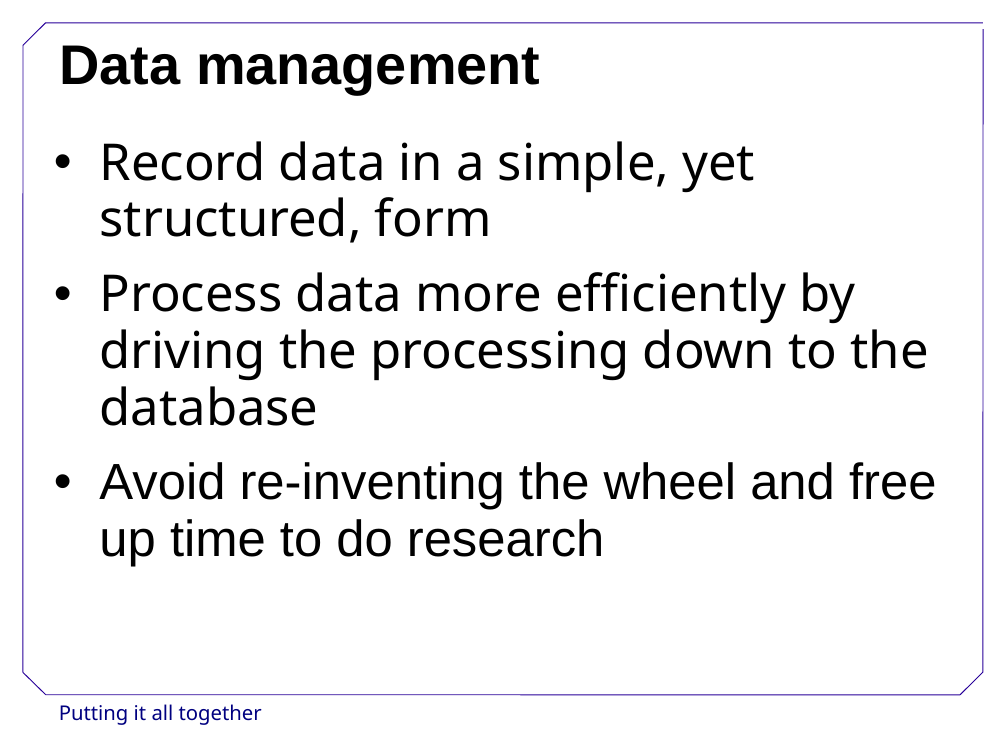
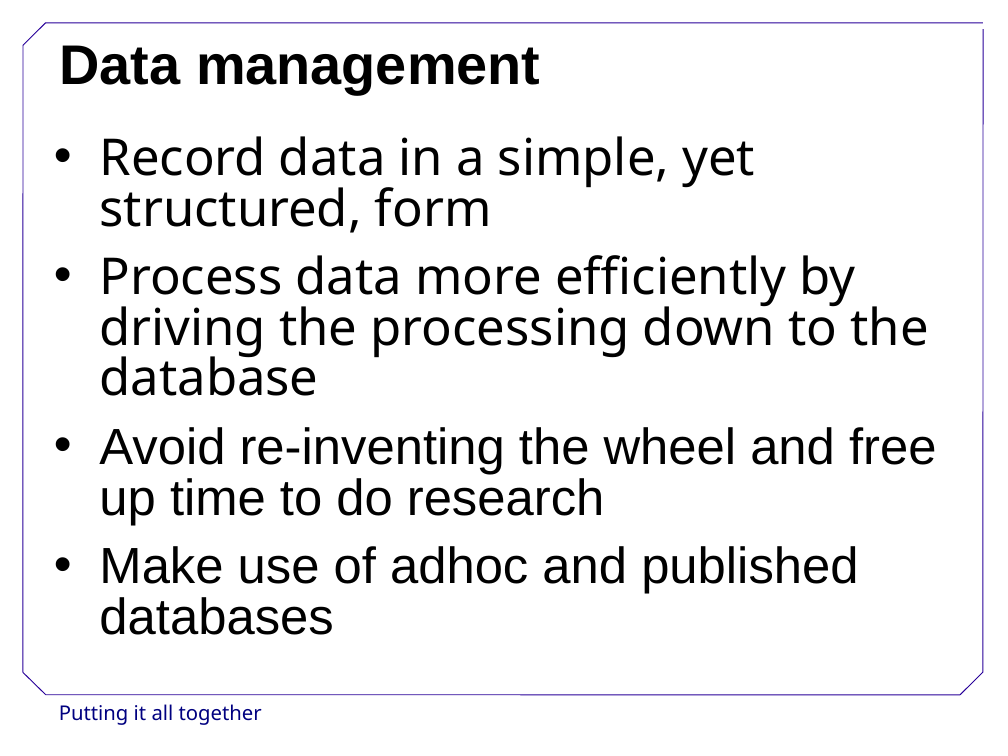
Before and after one commit to swcarpentry/DEPRECATED-boot-camps, a slide deck: slide 7 of slides/PuttingItAllTogether.ppt. Drawn at 1008x756 pixels with LibreOffice and Linux fonts; fonts in the diff are those of the drawing; background and template pictures are left out. Boxes give left, top, right and bottom in pixels: in the first picture for what was removed or moved away, otherwise in the second. Text is boxed around its words. In the diff, an @@ line names an element or a change of style, - is before the commit and + after.

```diff
--- a/slides/PuttingItAllTogether.ppt
+++ b/slides/PuttingItAllTogether.ppt
@@ text at (99,136,936,525): line spacing 0.93 to 0.83 @@
@@ text at (99,546,858,635): paragraph added @@
+• Make use of adhoc and published databases
```
Also in this commit, not shown: 4 other slides changed, 6 slides added, 11 slides removed, 6 other files.
